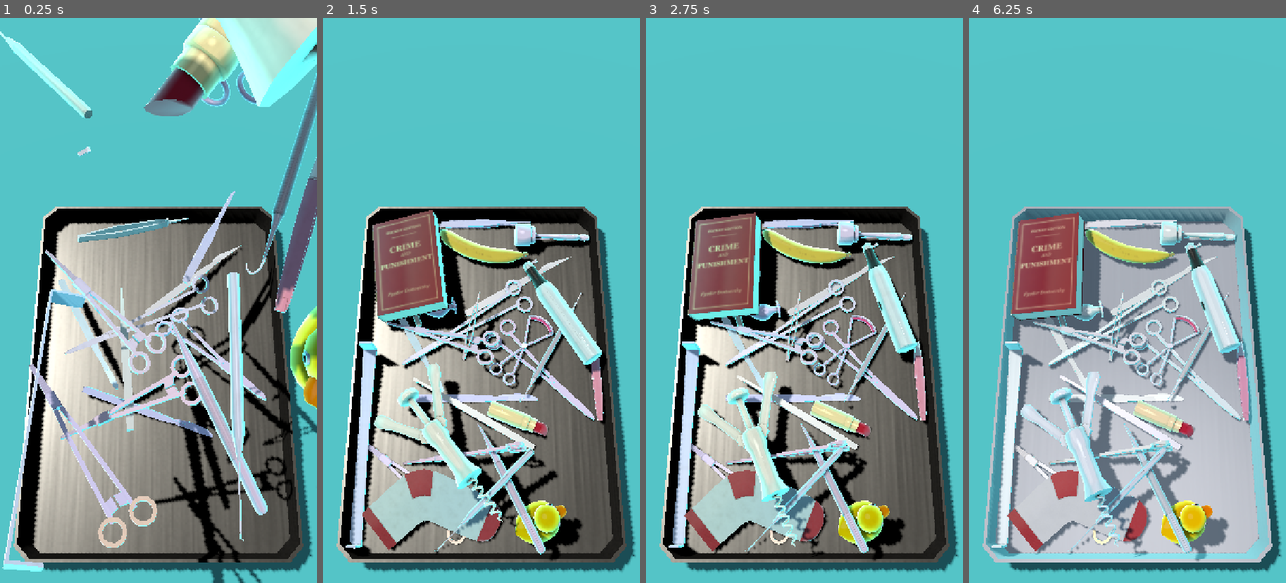
Above: before the commit, frames 1-4 (left to right).
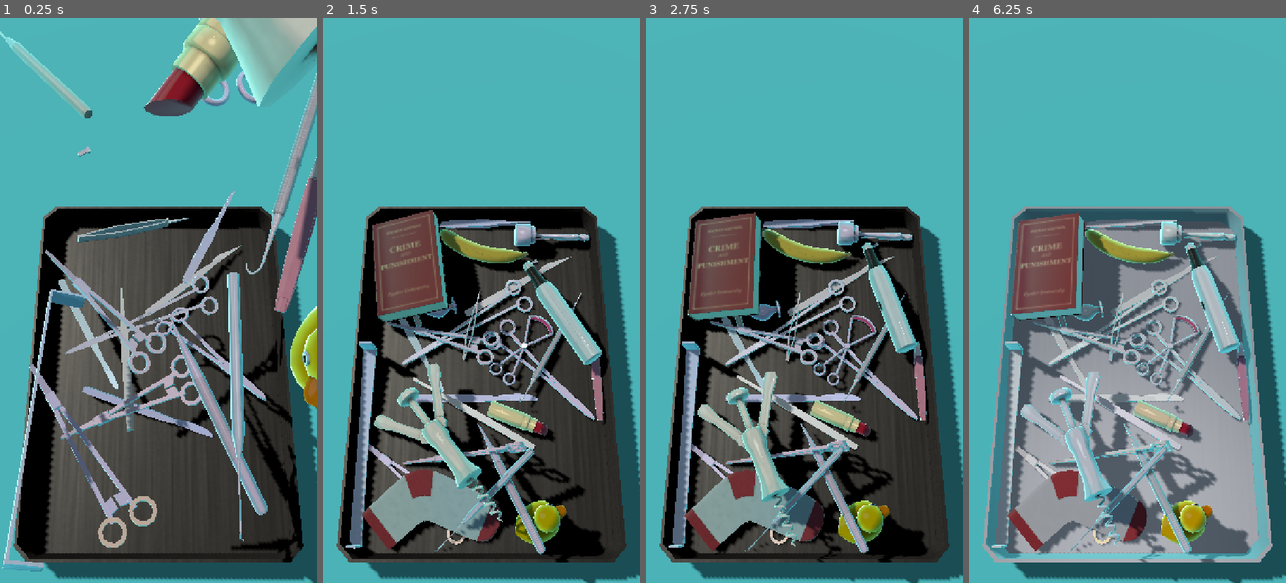
Above: after the commit, the same moments.

Repository: optimisticlucio/untitled-game-jam-game
Game: Godot game, scene res://dev/shader_lab/lab.tscn
Two runs of this game, one before a commit and one after it. Both use one fixed random seed, a clock stepped at 60 frames per second and the inputs below. This scene is started directly instead of the project's main scene.
Inputs (mouse positions are in pixels of both pictures, inside the frame that each line leads up to):
- Up to frame 1 (0.25 s): no input
- Up to frame 2 (1.5 s): tap Enter at 0.5 s; move the mouse to (551, 272) at 0.52 s; click (551, 272) at 0.67 s; drag from (418, 328) to (465, 413) at 1.27 s
- Up to frame 3 (2.75 s): move the mouse to (836, 176) at 2.02 s; click (836, 176) at 2.17 s
- Up to frame 4 (6.25 s): drag from (1111, 413) to (1032, 215) at 2.77 s; tap Space at 3.5, 5 s; move the mouse to (1222, 385) at 3.52 s; click (1222, 385) at 3.67 s; tap Enter at 4.25, 5.75 s; drag from (1032, 215) to (1079, 159) at 4.27 s; move the mouse to (1143, 300) at 5.02 s; click (1143, 300) at 5.17 s; drag from (1079, 159) to (1064, 328) at 5.77 s

The runs differ from the first frame. In frame 1, 58% of the frame differs, in the area x 0-100%, y 0-100%; in frame 2, 46%; in frame 3, 46%; in frame 4, 49%.

Commit message:
Darker tools, softer blue rim, low sun for depth
From Julia's shader lab: the room-coloured rim at half strength (it read
as a strong blue inner glow), and a new tool_value that darkens the tools
(0.75) without touching the tray. The level's sun is lower (35 degrees,
still from the upper left), so shadows are longer and the tools look
lifted off the cloth. The lab and the browser page use the same sun.

Co-Authored-By: Claude Opus 5.5 <noreply@anthropic.com>

Diff:
--- a/assets/shaders/tool_toon.gdshader
+++ b/assets/shaders/tool_toon.gdshader
@@ -20,6 +20,10 @@
 uniform vec2 patch_offset = vec2(0.0);
 uniform float scratch_amount = 0.0;
 uniform float stain_amount = 0.0;
+
+group_uniforms look;
+// Overall lightness of the tools (Julia's "בהירות הכלים"); the tray isn't affected.
+uniform float tool_value : hint_range(0.3, 1.3) = 0.75;
 
 group_uniforms wear;
 uniform float scratch_scale = 22.0;
@@ -56,7 +60,7 @@
 	float stain = clamp(texture(wear_tex, p * stain_scale + wear_offset * 1.7).g * stain_amount, 0.0, 1.0);
 	float patchv = texture(wear_tex, p * patch_scale / 8.0 + patch_offset).b;
 	base *= mix(vec3(1.0), mix(patch_a, patch_b, smoothstep(0.3, 0.7, patchv)), patch_strength);
-	base *= tint;
+	base *= tint * tool_value;
 	base = mix(base, base * stain_color, stain);
 	v_rough = clamp(v_rough + stain * 0.3 + scratch * 0.25, 0.0, 1.0);
 	v_ao *= 1.0 - 0.5 * scratch * v_metal;
--- a/dev/shader_lab/lab.gd
+++ b/dev/shader_lab/lab.gd
@@ -114,8 +114,9 @@
 	add_child(world_env)
 
 	sun = DirectionalLight3D.new()
-	# From the upper left and a little from the far side, so shadows fall where the camera sees them.
-	sun.look_at_from_position(Vector3(-0.5, 0.8, -0.3), Vector3.ZERO)
+	# Like the level's sun: low from the upper left and a little from the far side, so shadows
+	# are long and fall where the camera sees them.
+	sun.look_at_from_position(Vector3(-0.62, 0.5, -0.36), Vector3.ZERO)
 	sun.light_color = Color(1.0, 0.97, 0.9)
 	sun.shadow_enabled = true
 	sun.directional_shadow_mode = DirectionalLight3D.SHADOW_ORTHOGONAL
--- a/levels/level.tscn
+++ b/levels/level.tscn
@@ -71,7 +71,7 @@
 environment = SubResource("Environment_main")
 
 [node name="Sun" type="DirectionalLight3D" parent="."]
-transform = Transform3D(-0.514496, 0.692959, -0.505076, 0, 0.589015, 0.808122, 0.857493, 0.415775, -0.303046, 0, 1, 0)
+transform = Transform3D(-0.502136, 0.49469, -0.709325, 0, 0.820229, 0.572036, 0.864789, 0.28724, -0.411866, 0, 1, 0)
 light_color = Color(1, 0.97, 0.9, 1)
 shadow_enabled = true
 shadow_bias = 0.01
Not shown, changed: assets/shaders/toon_common.gdshaderinc
